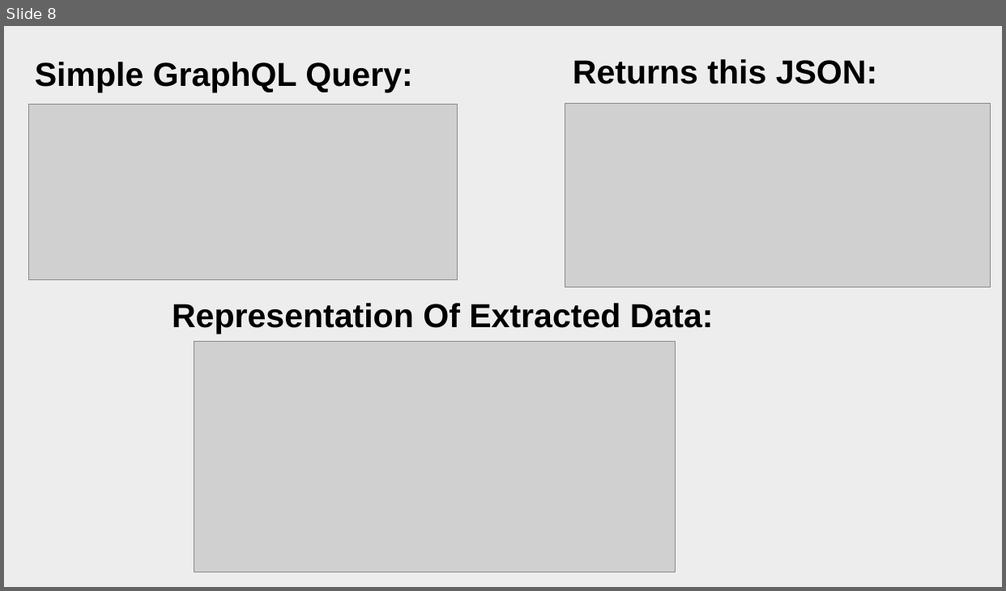
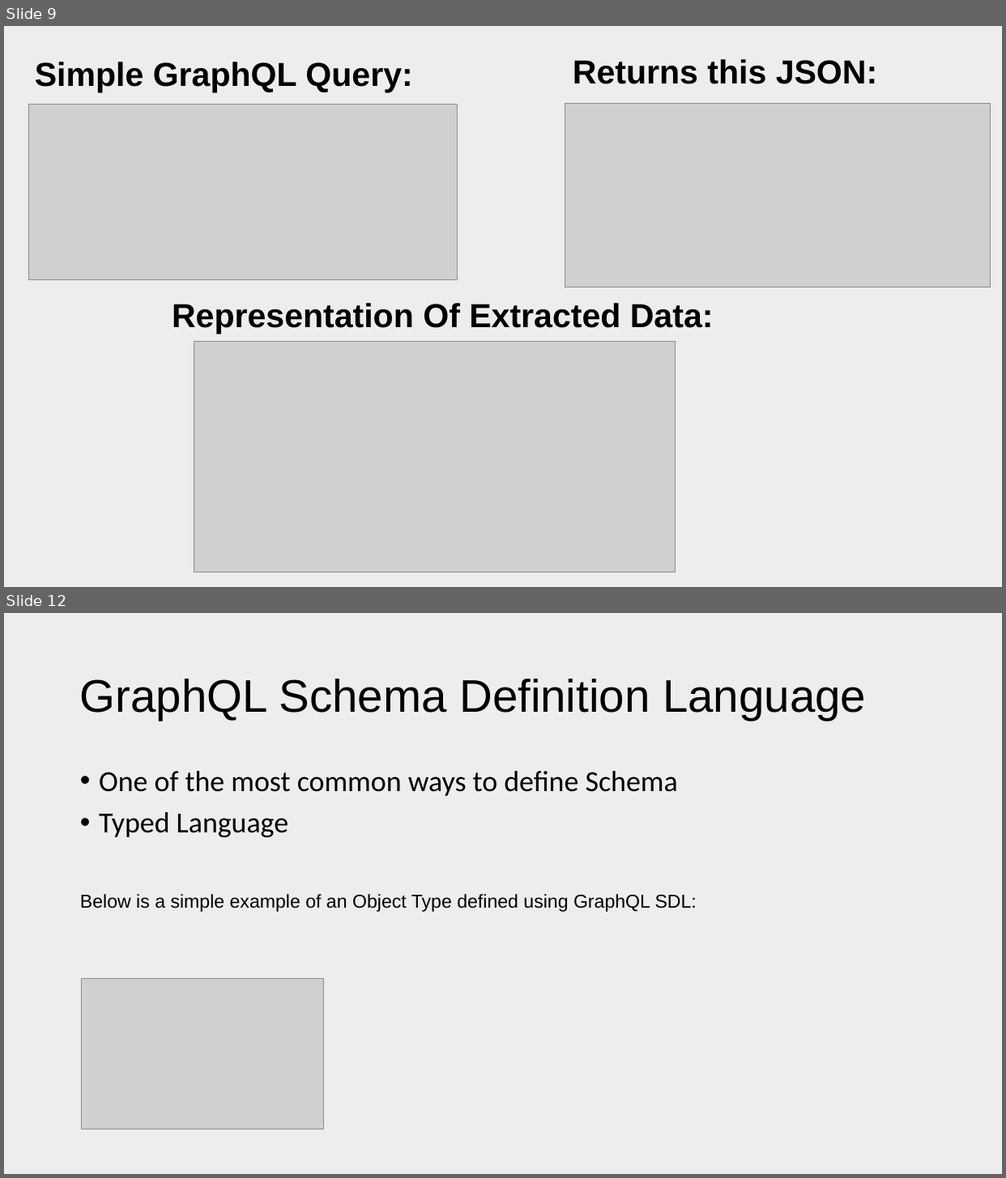
Before and after one commit to patelg123/graphql-presentation, a slide deck: current.pptx. Shown one above the other, each under a label of ours: slide 8 before the commit, slides 9 and 12 after it; the slides between them are not shown. The pictures are 1006x591 and 1006x1178 pixels, drawn with LibreOffice and Linux fonts; fonts in the diff are those of the drawing; grey boxes stand for pictures. Boxes give left, top, right and bottom in pixels: in the first picture for what was removed or moved away, otherwise in the second. Text is boxed around its words. In the diff, an @@ line names an element or a change of style, - is before the commit and + after.

```diff
--- a/current.pptx
+++ b/current.pptx
@@ slide 12 added at <box>4,613,1002,1174</box>, background #EDEDED @@
@@ title added at <box>80,679,866,720</box>, 44 pt, text #000000 @@
+GraphQL Schema Definition Language
@@ text added at <box>80,771,697,912</box>, 18 pt, text #000000 @@
+• One of the most common ways to define Schema
+• Typed Language
+Below is a simple example of an Object Type defined using GraphQL SDL:
@@ picture added at <box>81,978,324,1130</box> @@
@@ what was slide 8 is now slide 9 @@
```
Also in this commit, not shown: 7 other slides added, 3 other files.
